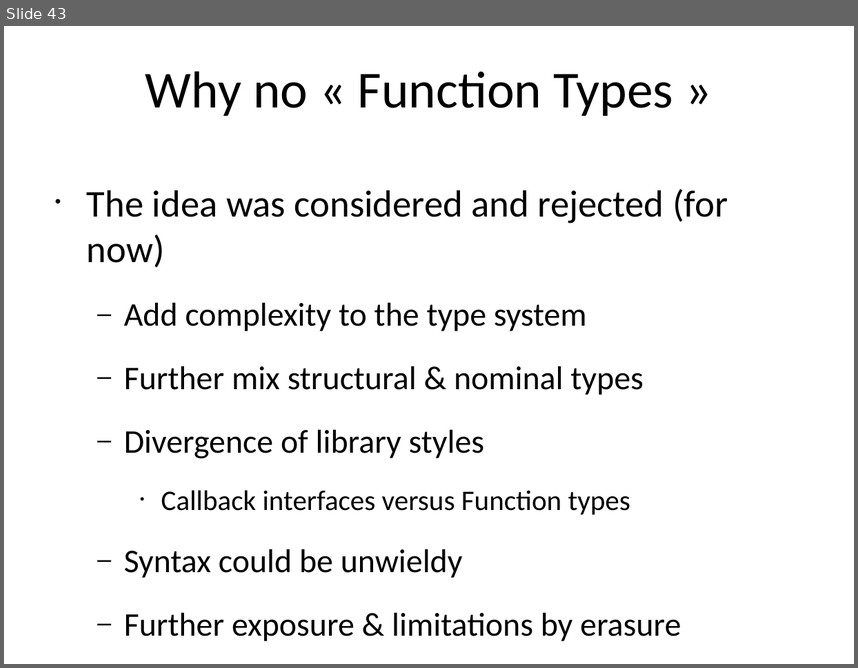
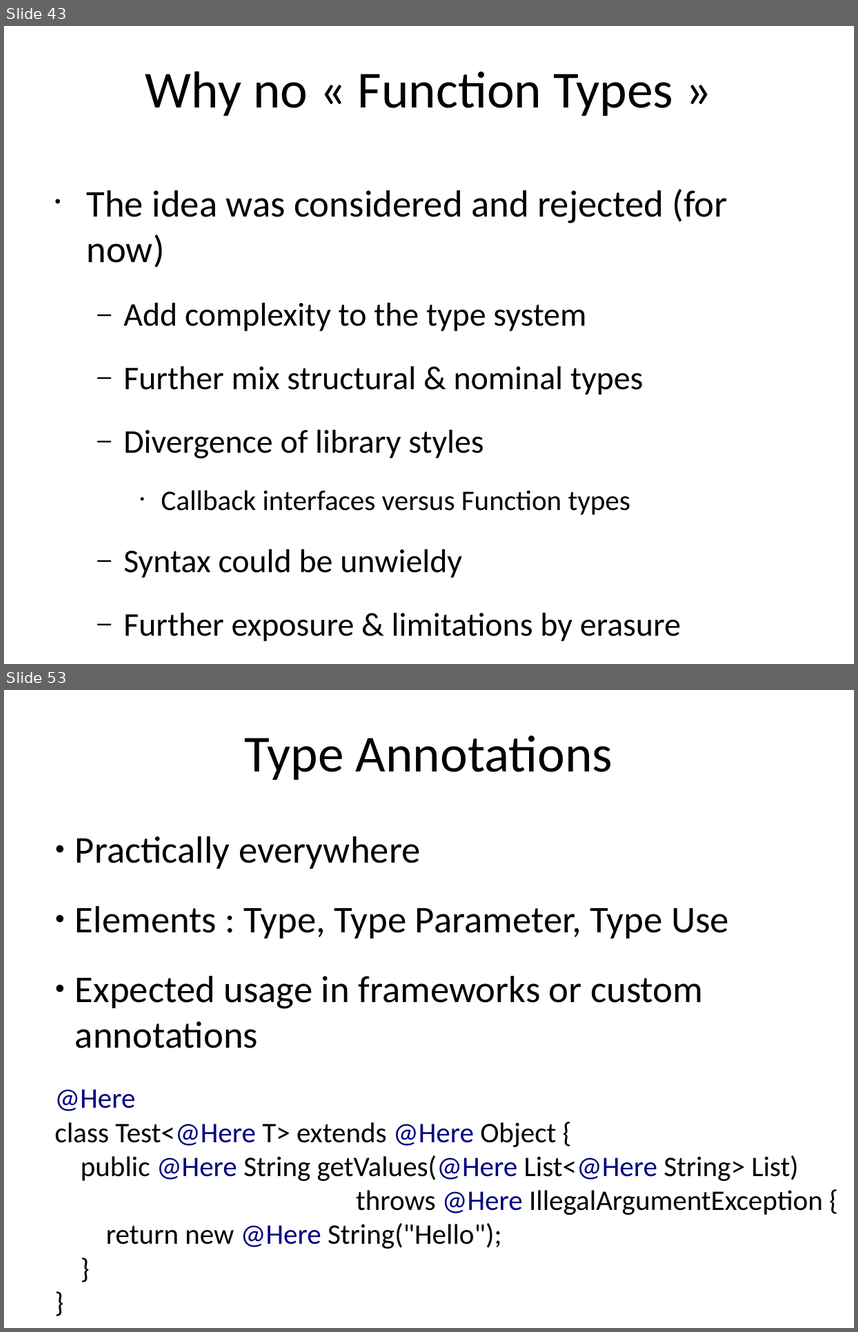
Before and after one commit to kwakeroni/workshops, a slide deck: workshop-java8.ppt. Shown one above the other, each under a label of ours: slide 43 before the commit, slides 43 and 53 after it; the slides between them are not shown. The pictures are 858x668 and 858x1332 pixels, drawn with LibreOffice and Linux fonts; fonts in the diff are those of the drawing. Boxes give left, top, right and bottom in pixels: in the first picture for what was removed or moved away, otherwise in the second. Text is boxed around its words. In the diff, an @@ line names an element or a change of style, - is before the commit and + after.

```diff
--- a/workshop-java8.ppt
+++ b/workshop-java8.ppt
@@ slide 53 added at <box>4,690,854,1328</box>, background #FFFFFF @@
@@ title added at <box>245,736,613,780</box>, 44 pt, text #000000 @@
+Type Annotations
@@ text added at <box>55,836,823,1248</box>, 24 pt, text #000000 @@
+● Practically everywhere
+● Elements : Type, Type Parameter, Type Use
+● Expected usage in frameworks or custom annotations
+@Here
+class Test<@Here T> extends @Here Object {
+public @Here String getValues(@Here List<@Here String> List)
+throws @Here IllegalArgumentException {
+return new @Here String("Hello");
+}
+}
```
Also in this commit, not shown: 33 other slides changed, 9 other slides added, 14 other files.
